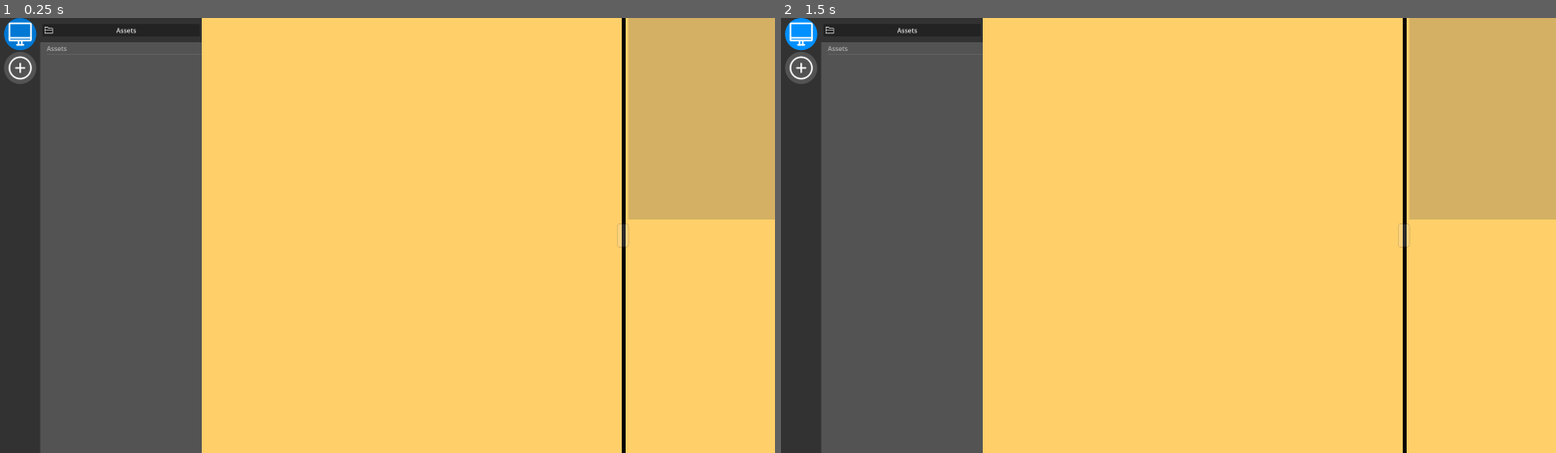
Above: before the commit, frames 1-2 (left to right).
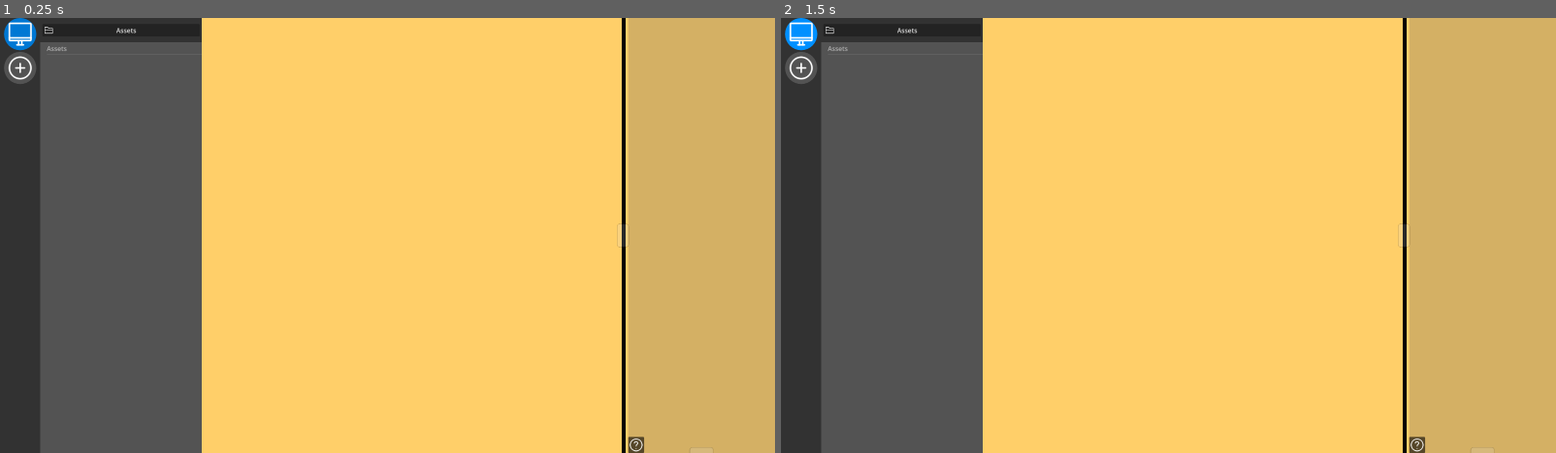
Above: after the commit, the same moments.

Repository: hunsri/3DAM
Game: Godot game, scene res://scenes/MainScene.tscn
Same seed, same stepped clock (60 frames per second), same inputs: the game is played once before the commit and once after it.
Inputs (mouse positions are in pixels of both pictures, inside the frame that each line leads up to):
- Up to frame 1 (0.25 s): no input
- Up to frame 2 (1.5 s): click "Assets" at 0.5 s; click (804, 35) at 1.27 s

The runs differ from the first frame. In frame 1, 10% of the frame differs, in the area x 80-100%, y 46-100%; in frame 2, 10%.

Commit message:
adds help for sidebar 3D-view

Diff:
--- a/scenes/subscenes/asset_info_sidebar/AssetSidebar.tscn
+++ b/scenes/subscenes/asset_info_sidebar/AssetSidebar.tscn
@@ -6,6 +6,12 @@
 [ext_resource type="Texture2D" uid="uid://crft068yt3nnh" path="res://icons/package.png" id="3_iqbsj"]
 [ext_resource type="Script" uid="uid://gh78gaq6h0xx" path="res://scripts/tiles/asset_spawn_point.gd" id="4_ossag"]
 [ext_resource type="PackedScene" uid="uid://ccfv3ourt2n84" path="res://scenes/subscenes/asset_info_sidebar/AssetMetaInfo.tscn" id="5_68iah"]
+[ext_resource type="Texture2D" uid="uid://bgbja2uaad2h6" path="res://icons/help-circle-solid-small.png" id="6_ad17x"]
+[ext_resource type="Texture2D" uid="uid://fgxkqwgfk03d" path="res://icons/help-circle-small.png" id="6_ia7ne"]
+[ext_resource type="Texture2D" uid="uid://dwj1b6cr4jqpp" path="res://icons/mouse-button-left.png" id="7_00f2x"]
+[ext_resource type="Texture2D" uid="uid://dxjadq0a8p57j" path="res://icons/mouse-button-right.png" id="8_ad17x"]
+[ext_resource type="Texture2D" uid="uid://bo7u7pvym4shv" path="res://icons/pc-mouse.png" id="9_c3bnq"]
+[ext_resource type="Texture2D" uid="uid://cxeokfbeii2x" path="res://icons/mouse-scroll-wheel.png" id="10_op4ja"]
 
 [sub_resource type="StyleBoxEmpty" id="StyleBoxEmpty_iqbsj"]
 
@@ -23,6 +29,8 @@
 outline_size = 4
 outline_color = Color(0, 0, 0, 1)
 
+[sub_resource type="StyleBoxEmpty" id="StyleBoxEmpty_ia7ne"]
+
 [sub_resource type="World3D" id="World3D_ik0vy"]
 
 [sub_resource type="CameraAttributesPractical" id="CameraAttributesPractical_5565g"]
@@ -37,6 +45,7 @@
 [sub_resource type="SeparationRayShape3D" id="SeparationRayShape3D_feb4m"]
 
 [node name="AssetSidebar" type="Control"]
+clip_contents = true
 layout_mode = 3
 anchors_preset = 15
 anchor_right = 1.0
@@ -44,12 +53,13 @@
 grow_horizontal = 2
 grow_vertical = 2
 
-[node name="AssetSidebarHandler" type="Node" parent="." node_paths=PackedStringArray("model_preview_texture", "preview_texture_container", "preview_model_container", "asset_meta_info_display")]
+[node name="AssetSidebarHandler" type="Node" parent="." node_paths=PackedStringArray("model_preview_texture", "preview_texture_container", "preview_model_container", "asset_meta_info_display", "sidebar_split")]
 script = ExtResource("1_tg8p5")
-model_preview_texture = NodePath("../VSplitContainer/Panel/TexturePreviewContainer/ModelPreviewTexture")
-preview_texture_container = NodePath("../VSplitContainer/Panel/TexturePreviewContainer")
-preview_model_container = NodePath("../VSplitContainer/Panel/SubViewportContainer")
-asset_meta_info_display = NodePath("../VSplitContainer/ScrollContainer/AssetMetaInfo/AssetMetaInfoDisplay")
+model_preview_texture = NodePath("../SidebarSplit/Panel/TexturePreviewContainer/ModelPreviewTexture")
+preview_texture_container = NodePath("../SidebarSplit/Panel/TexturePreviewContainer")
+preview_model_container = NodePath("../SidebarSplit/Panel/ModelPreviewContainer")
+asset_meta_info_display = NodePath("../SidebarSplit/ScrollContainer/AssetMetaInfo/AssetMetaInfoDisplay")
+sidebar_split = NodePath("../SidebarSplit")
 metadata/_custom_type_script = "uid://bfqubijg7p3yh"
 
 [node name="separator" type="Panel" parent="."]
@@ -61,7 +71,7 @@
 theme = ExtResource("2_iqbsj")
 theme_type_variation = &"SeparatorBar"
 
-[node name="VSplitContainer" type="VSplitContainer" parent="."]
+[node name="SidebarSplit" type="VSplitContainer" parent="."]
 layout_mode = 1
 anchors_preset = 15
 anchor_right = 1.0
@@ -72,14 +82,15 @@
 theme_override_constants/separation = 0
 theme_override_constants/minimum_grab_thickness = 0
 split_offset = 500
-
-[node name="Panel" type="Panel" parent="VSplitContainer"]
+touch_dragger_enabled = true
+
+[node name="Panel" type="Panel" parent="SidebarSplit"]
 clip_contents = true
 layout_mode = 2
 theme = ExtResource("2_iqbsj")
 theme_type_variation = &"AssetInfoSidebar"
 
-[node name="TexturePreviewContainer" type="PanelContainer" parent="VSplitContainer/Panel"]
+[node name="TexturePreviewContainer" type="PanelContainer" parent="SidebarSplit/Panel"]
 layout_mode = 1
 anchors_preset = 15
 anchor_right = 1.0
@@ -88,7 +99,7 @@
 grow_vertical = 2
 theme_override_styles/panel = SubResource("StyleBoxEmpty_iqbsj")
 
-[node name="ModelPreviewTexture" type="TextureRect" parent="VSplitContainer/Panel/TexturePreviewContainer"]
+[node name="ModelPreviewTexture" type="TextureRect" parent="SidebarSplit/Panel/TexturePreviewContainer"]
 unique_name_in_owner = true
 layout_mode = 2
 size_flags_horizontal = 4
@@ -96,7 +107,7 @@
 expand_mode = 2
 stretch_mode = 5
 
-[node name="PanelContainer" type="PanelContainer" parent="VSplitContainer/Panel/TexturePreviewContainer/ModelPreviewTexture"]
+[node name="PanelContainer" type="PanelContainer" parent="SidebarSplit/Panel/TexturePreviewContainer/ModelPreviewTexture"]
 clip_contents = true
 layout_mode = 1
 anchors_preset = 15
@@ -106,24 +117,28 @@
 grow_vertical = 2
 theme_override_styles/panel = SubResource("StyleBoxFlat_ia7ne")
 
-[node name="Label" type="Label" parent="VSplitContainer/Panel/TexturePreviewContainer/ModelPreviewTexture/PanelContainer"]
+[node name="Label" type="Label" parent="SidebarSplit/Panel/TexturePreviewContainer/ModelPreviewTexture/PanelContainer"]
 layout_mode = 2
 size_flags_horizontal = 4
 size_flags_vertical = 0
 text = "Static Preview"
 label_settings = SubResource("LabelSettings_iqbsj")
 
-[node name="SubViewportContainer" type="SubViewportContainer" parent="VSplitContainer/Panel"]
-clip_contents = true
-layout_mode = 1
-anchors_preset = 15
-anchor_right = 1.0
-anchor_bottom = 1.0
-grow_horizontal = 2
-grow_vertical = 2
+[node name="ModelPreviewContainer" type="PanelContainer" parent="SidebarSplit/Panel"]
+layout_mode = 1
+anchors_preset = 15
+anchor_right = 1.0
+anchor_bottom = 1.0
+grow_horizontal = 2
+grow_vertical = 2
+theme_override_styles/panel = SubResource("StyleBoxEmpty_ia7ne")
+
+[node name="SubViewportContainer" type="SubViewportContainer" parent="SidebarSplit/Panel/ModelPreviewContainer"]
+clip_contents = true
+layout_mode = 2
 stretch = true
 
-[node name="SubViewport" type="SubViewport" parent="VSplitContainer/Panel/SubViewportContainer"]
+[node name="SubViewport" type="SubViewport" parent="SidebarSplit/Panel/ModelPreviewContainer/SubViewportContainer"]
 own_world_3d = true
 world_3d = SubResource("World3D_ik0vy")
 transparent_bg = true
@@ -131,38 +146,102 @@
 size = Vector2i(1910, 500)
 render_target_update_mode = 4
 
-[node name="WorldEnvironment" type="WorldEnvironment" parent="VSplitContainer/Panel/SubViewportContainer/SubViewport"]
+[node name="WorldEnvironment" type="WorldEnvironment" parent="SidebarSplit/Panel/ModelPreviewContainer/SubViewportContainer/SubViewport"]
 environment = ExtResource("3_ia7ne")
 camera_attributes = SubResource("CameraAttributesPractical_5565g")
 compositor = SubResource("Compositor_ik0vy")
 
-[node name="SpawnPoint" type="Node3D" parent="VSplitContainer/Panel/SubViewportContainer/SubViewport" node_paths=PackedStringArray("spring_arm_3d")]
+[node name="SpawnPoint" type="Node3D" parent="SidebarSplit/Panel/ModelPreviewContainer/SubViewportContainer/SubViewport" node_paths=PackedStringArray("spring_arm_3d")]
 unique_name_in_owner = true
 script = ExtResource("4_ossag")
 spring_arm_3d = NodePath("../SpringArm3D")
 
-[node name="DemoObject" type="MeshInstance3D" parent="VSplitContainer/Panel/SubViewportContainer/SubViewport/SpawnPoint"]
+[node name="DemoObject" type="MeshInstance3D" parent="SidebarSplit/Panel/ModelPreviewContainer/SubViewportContainer/SubViewport/SpawnPoint"]
 visible = false
 mesh = SubResource("PrismMesh_5565g")
 skeleton = NodePath("../../SpringArm3D/Camera3D")
 
-[node name="SpringArm3D" type="SpringArm3D" parent="VSplitContainer/Panel/SubViewportContainer/SubViewport"]
+[node name="SpringArm3D" type="SpringArm3D" parent="SidebarSplit/Panel/ModelPreviewContainer/SubViewportContainer/SubViewport"]
 unique_name_in_owner = true
 shape = SubResource("SeparationRayShape3D_feb4m")
 spring_length = 3.0
 
-[node name="Camera3D" type="Camera3D" parent="VSplitContainer/Panel/SubViewportContainer/SubViewport/SpringArm3D"]
+[node name="Camera3D" type="Camera3D" parent="SidebarSplit/Panel/ModelPreviewContainer/SubViewportContainer/SubViewport/SpringArm3D"]
 current = true
 
-[node name="ScrollContainer" type="ScrollContainer" parent="VSplitContainer"]
-layout_mode = 2
-
-[node name="AssetMetaInfo" parent="VSplitContainer/ScrollContainer" instance=ExtResource("5_68iah")]
+[node name="HelpContainer" type="FoldableContainer" parent="SidebarSplit/Panel/ModelPreviewContainer"]
+layout_mode = 2
+size_flags_horizontal = 0
+size_flags_vertical = 8
+focus_mode = 0
+theme_override_icons/expanded_arrow_mirrored = ExtResource("6_ad17x")
+theme_override_icons/folded_arrow = ExtResource("6_ia7ne")
+folded = true
+title_position = 1
+
+[node name="VBoxContainer" type="VBoxContainer" parent="SidebarSplit/Panel/ModelPreviewContainer/HelpContainer"]
+editor_description = "Using disabled buttons because it is surprisingly the easiest way to set this up"
+visible = false
+layout_mode = 2
+size_flags_vertical = 0
+
+[node name="MoveCamera" type="Button" parent="SidebarSplit/Panel/ModelPreviewContainer/HelpContainer/VBoxContainer"]
+layout_mode = 2
+focus_mode = 0
+theme_override_colors/font_disabled_color = Color(1, 1, 1, 1)
+theme_override_colors/icon_normal_color = Color(1, 1, 1, 1)
+theme_override_colors/icon_disabled_color = Color(1, 1, 1, 1)
+disabled = true
+text = "Move Camera"
+icon = ExtResource("7_00f2x")
+flat = true
+alignment = 0
+
+[node name="MoveModel" type="Button" parent="SidebarSplit/Panel/ModelPreviewContainer/HelpContainer/VBoxContainer"]
+layout_mode = 2
+focus_mode = 0
+theme_override_colors/font_disabled_color = Color(1, 1, 1, 1)
+theme_override_colors/icon_normal_color = Color(1, 1, 1, 1)
+theme_override_colors/icon_disabled_color = Color(1, 1, 1, 1)
+disabled = true
+text = "Move Model"
+icon = ExtResource("8_ad17x")
+flat = true
+alignment = 0
+
+[node name="ResetView" type="Button" parent="SidebarSplit/Panel/ModelPreviewContainer/HelpContainer/VBoxContainer"]
+layout_mode = 2
+focus_mode = 0
+theme_override_colors/font_disabled_color = Color(1, 1, 1, 1)
+theme_override_colors/icon_normal_color = Color(1, 1, 1, 1)
+theme_override_colors/icon_disabled_color = Color(1, 1, 1, 1)
+disabled = true
+text = "Reset View"
+icon = ExtResource("9_c3bnq")
+flat = true
+alignment = 0
+
+[node name="Zoom" type="Button" parent="SidebarSplit/Panel/ModelPreviewContainer/HelpContainer/VBoxContainer"]
+layout_mode = 2
+focus_mode = 0
+theme_override_colors/font_disabled_color = Color(1, 1, 1, 1)
+theme_override_colors/icon_normal_color = Color(1, 1, 1, 1)
+theme_override_colors/icon_disabled_color = Color(1, 1, 1, 1)
+disabled = true
+text = "Zoom"
+icon = ExtResource("10_op4ja")
+flat = true
+alignment = 0
+
+[node name="ScrollContainer" type="ScrollContainer" parent="SidebarSplit"]
+layout_mode = 2
+
+[node name="AssetMetaInfo" parent="SidebarSplit/ScrollContainer" instance=ExtResource("5_68iah")]
 layout_mode = 2
 size_flags_horizontal = 3
 size_flags_vertical = 3
 
-[connection signal="mouse_entered" from="VSplitContainer/Panel/SubViewportContainer" to="VSplitContainer/Panel/SubViewportContainer/SubViewport/SpawnPoint" method="_on_sub_viewport_container_mouse_entered"]
-[connection signal="mouse_exited" from="VSplitContainer/Panel/SubViewportContainer" to="VSplitContainer/Panel/SubViewportContainer/SubViewport/SpawnPoint" method="_on_sub_viewport_container_mouse_exited"]
-
-[editable path="VSplitContainer/ScrollContainer/AssetMetaInfo"]
+[connection signal="mouse_entered" from="SidebarSplit/Panel/ModelPreviewContainer/SubViewportContainer" to="SidebarSplit/Panel/ModelPreviewContainer/SubViewportContainer/SubViewport/SpawnPoint" method="_on_sub_viewport_container_mouse_entered"]
+[connection signal="mouse_exited" from="SidebarSplit/Panel/ModelPreviewContainer/SubViewportContainer" to="SidebarSplit/Panel/ModelPreviewContainer/SubViewportContainer/SubViewport/SpawnPoint" method="_on_sub_viewport_container_mouse_exited"]
+
+[editable path="SidebarSplit/ScrollContainer/AssetMetaInfo"]
--- a/scripts/AssetSidebarHandler.gd
+++ b/scripts/AssetSidebarHandler.gd
@@ -6,7 +6,7 @@
 @export var model_preview_texture: TextureRect
 
 @export var preview_texture_container: PanelContainer
-@export var preview_model_container: SubViewportContainer
+@export var preview_model_container: PanelContainer
 
 ## stays empty in local view
 @export var server_handler: ServerHandler
@@ -18,6 +18,8 @@
 var _sidebar_mode: SidebarMode
 
 var _latest_clicked_asset: AbstractAssetTile
+
+@export var sidebar_split: VSplitContainer
 
 func _ready() -> void:
 	asset_meta_info_display.asset_sidebar_handler = self
@@ -39,7 +41,8 @@
 func load_preview_image(image: Image) -> void:
 
 	reset_preview_image()
-	model_preview_texture.texture = ImageTexture.create_from_image(image)
+	if image != null:
+		model_preview_texture.texture = ImageTexture.create_from_image(image)
 
 
 func reset_model():
@@ -86,7 +89,9 @@
 			asset_meta_info_display.set_is_local_asset(true)
 			preview_texture_container.visible = false
 			preview_model_container.visible = true
+			sidebar_split.split_offset = sidebar_split.get_parent().get_size().y
 		SidebarMode.SERVER:
 			asset_meta_info_display.set_is_local_asset(false)
 			preview_texture_container.visible = true
 			preview_model_container.visible = false
+			sidebar_split.split_offset = sidebar_split.get_parent().get_size().y/2
Binary file added: icons/help-circle-small.png
Not shown, added: icons/help-circle-small.png.import
Binary file added: icons/help-circle-solid-small.png
Not shown, added: icons/help-circle-solid-small.png.import
Binary file added: icons/help-circle-solid.png
Not shown, added: icons/help-circle-solid.png.import
Binary file added: icons/help-circle.png
Not shown, added: icons/help-circle.png.import
Binary file added: icons/mouse-button-left.png
Not shown, added: icons/mouse-button-left.png.import
Binary file added: icons/mouse-button-right.png
Not shown, added: icons/mouse-button-right.png.import
(and 5 more such lines)
